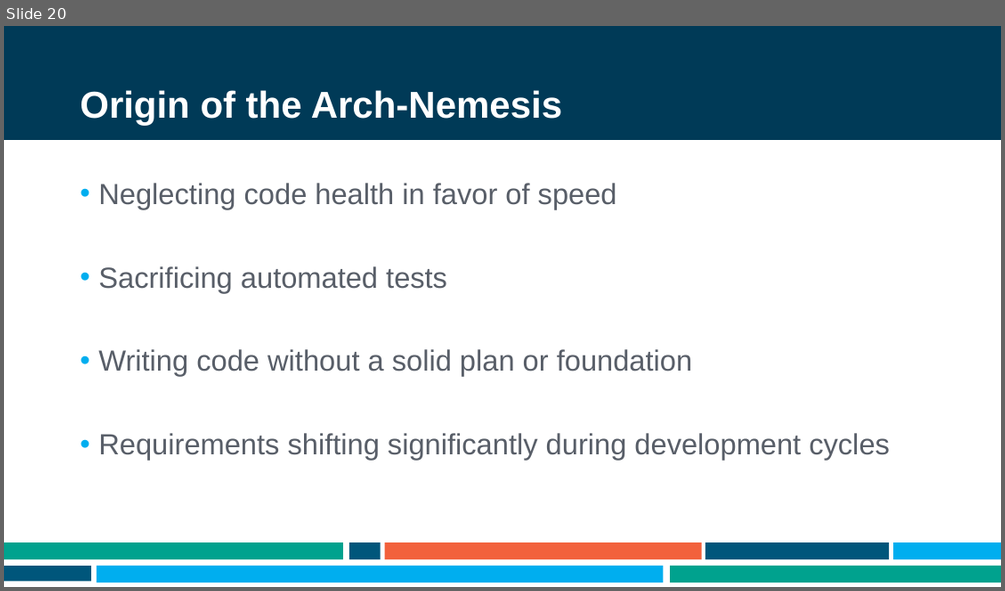
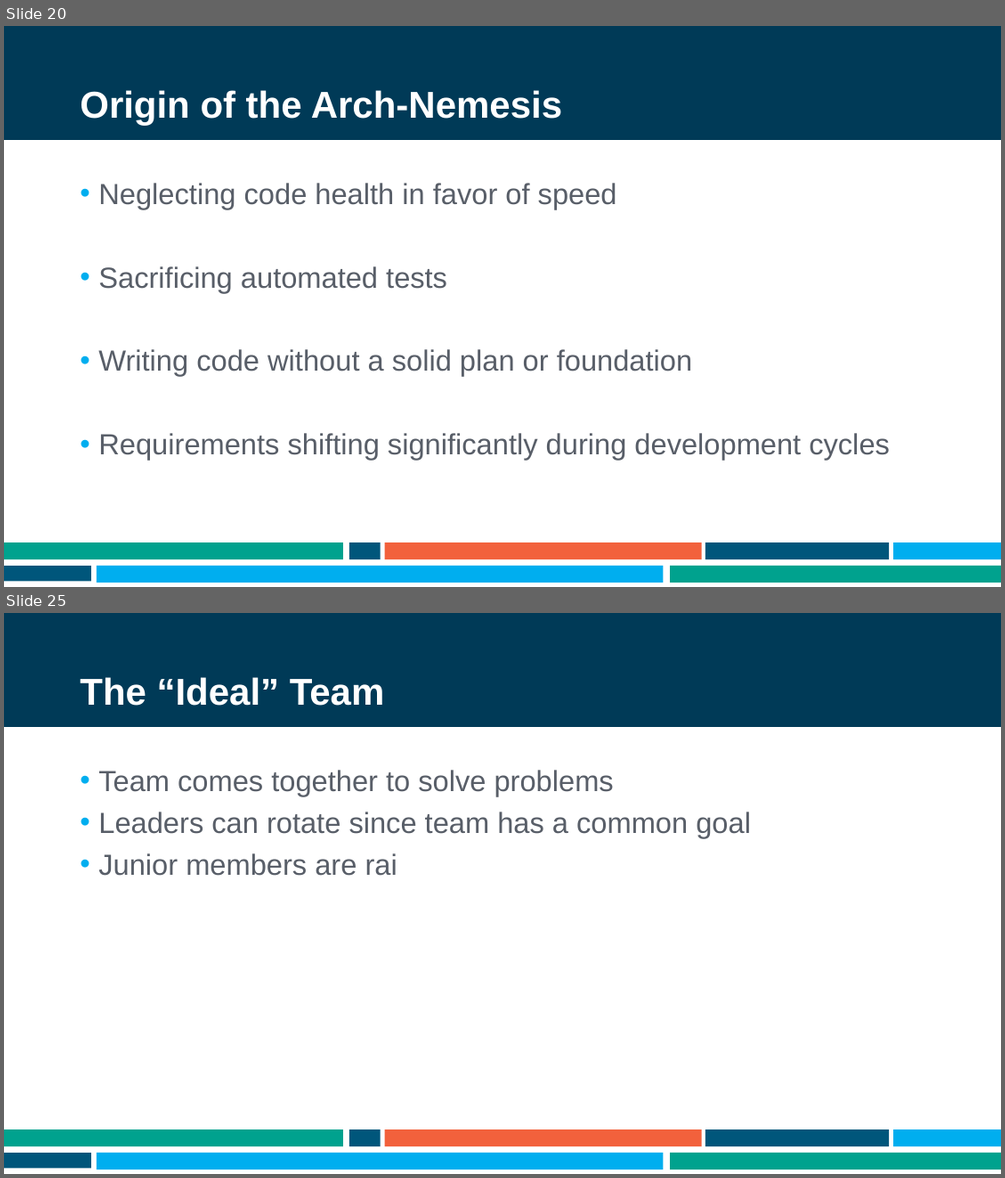
Before and after one commit to ademing/nebraska-code-2021, a slide deck: Presentation.pptx. Shown one above the other, each under a label of ours: slide 20 before the commit, slides 20 and 25 after it; the slides between them are not shown. The pictures are 1005x591 and 1005x1178 pixels, drawn with LibreOffice and Linux fonts; fonts in the diff are those of the drawing; background and template pictures are left out. Boxes give left, top, right and bottom in pixels: in the first picture for what was removed or moved away, otherwise in the second. Text is boxed around its words. In the diff, an @@ line names an element or a change of style, - is before the commit and + after.

```diff
--- a/Presentation.pptx
+++ b/Presentation.pptx
@@ slide 25 added at <box>4,613,1001,1174</box>, background #FFFFFF; not listed: 9 template elements that a slide beside it also shows @@
@@ title added at <box>80,677,385,706</box>, 36 pt, text #FFFFFF, bold @@
+The “Ideal” Team
@@ text added at <box>98,770,751,876</box>, 28 pt, text #585E68 @@
+• Team comes together to solve problems
+• Leaders can rotate since team has a common goal
+• Junior members are rai
```
Also in this commit, not shown: 4 other slides added, 1 other file.
